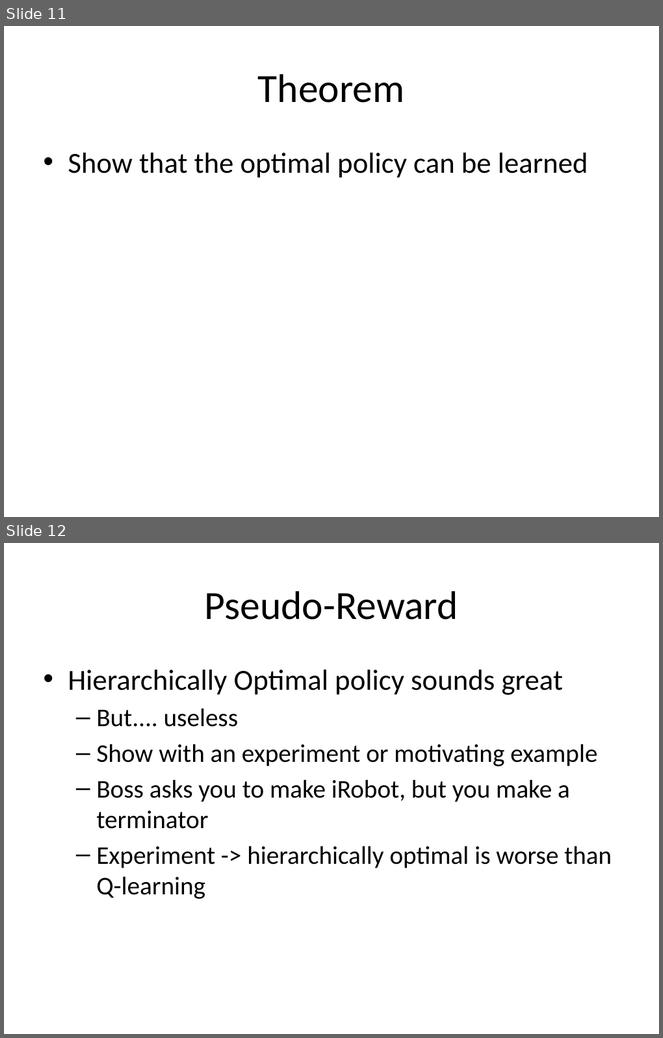
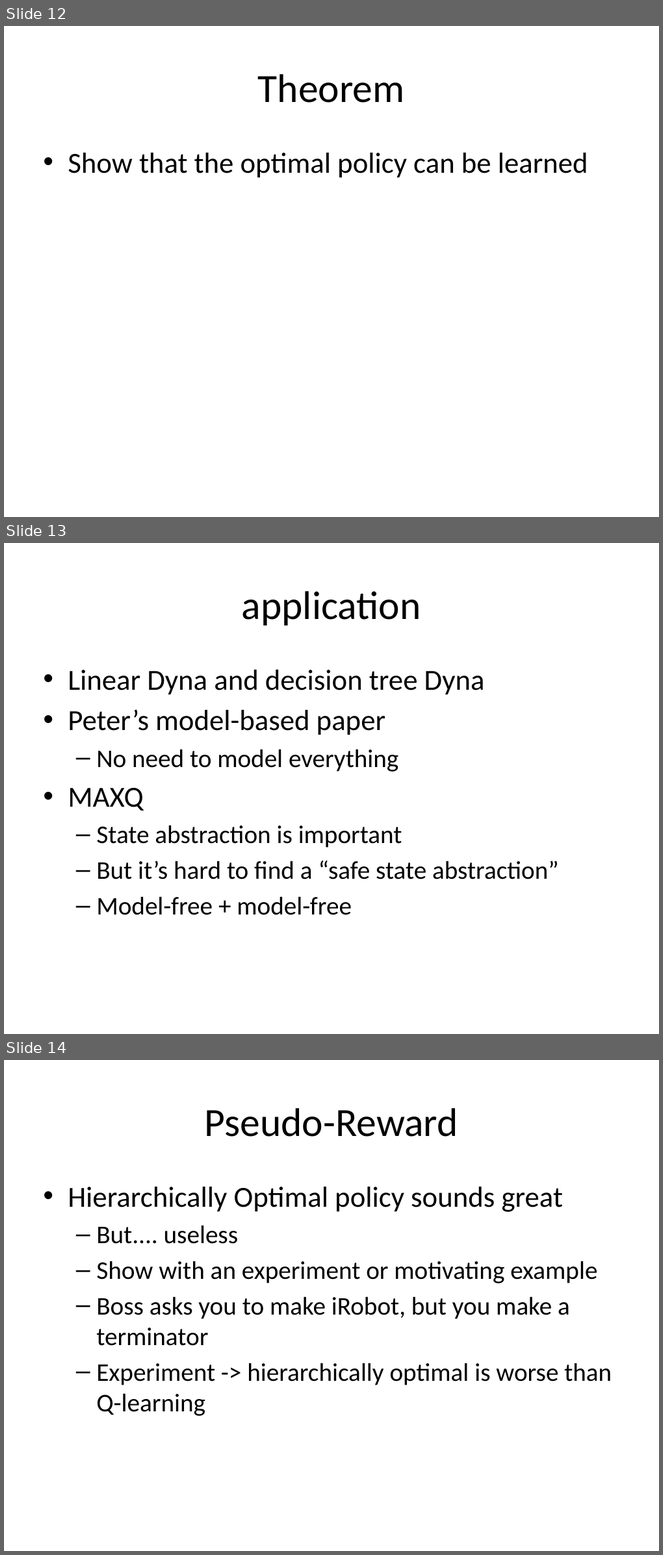
Before and after one commit to lono175/Thesis, a slide deck: OptimalPlanning.pptx. Shown one above the other, each under a label of ours: slides 11 and 12 before the commit, slides 12, 13 and 14 after it. The pictures are 663x1038 and 663x1555 pixels, drawn with LibreOffice and Linux fonts; fonts in the diff are those of the drawing. Boxes give left, top, right and bottom in pixels: in the first picture for what was removed or moved away, otherwise in the second. Text is boxed around its words. In the diff, an @@ line names an element or a change of style, - is before the commit and + after.

```diff
--- a/OptimalPlanning.pptx
+++ b/OptimalPlanning.pptx
@@ slide 13 added at <box>4,543,659,1034</box>, background #FFFFFF @@
@@ title added at <box>242,591,421,626</box>, 44 pt, text #000000 @@
+application
@@ text added at <box>68,670,559,915</box>, 28 pt, text #000000 @@
+• Linear Dyna and decision tree Dyna
+• Peter’s model-based paper
+  – No need to model everything
+• MAXQ
+  – State abstraction is important
+  – But it’s hard to find a “safe state abstraction”
+  – Model-free + model-free
@@ what was slide 11 is now slide 12 @@
@@ what was slide 12 is now slide 14 @@
```
Also in this commit, not shown: 1 slide changed, 4 other slides added.
